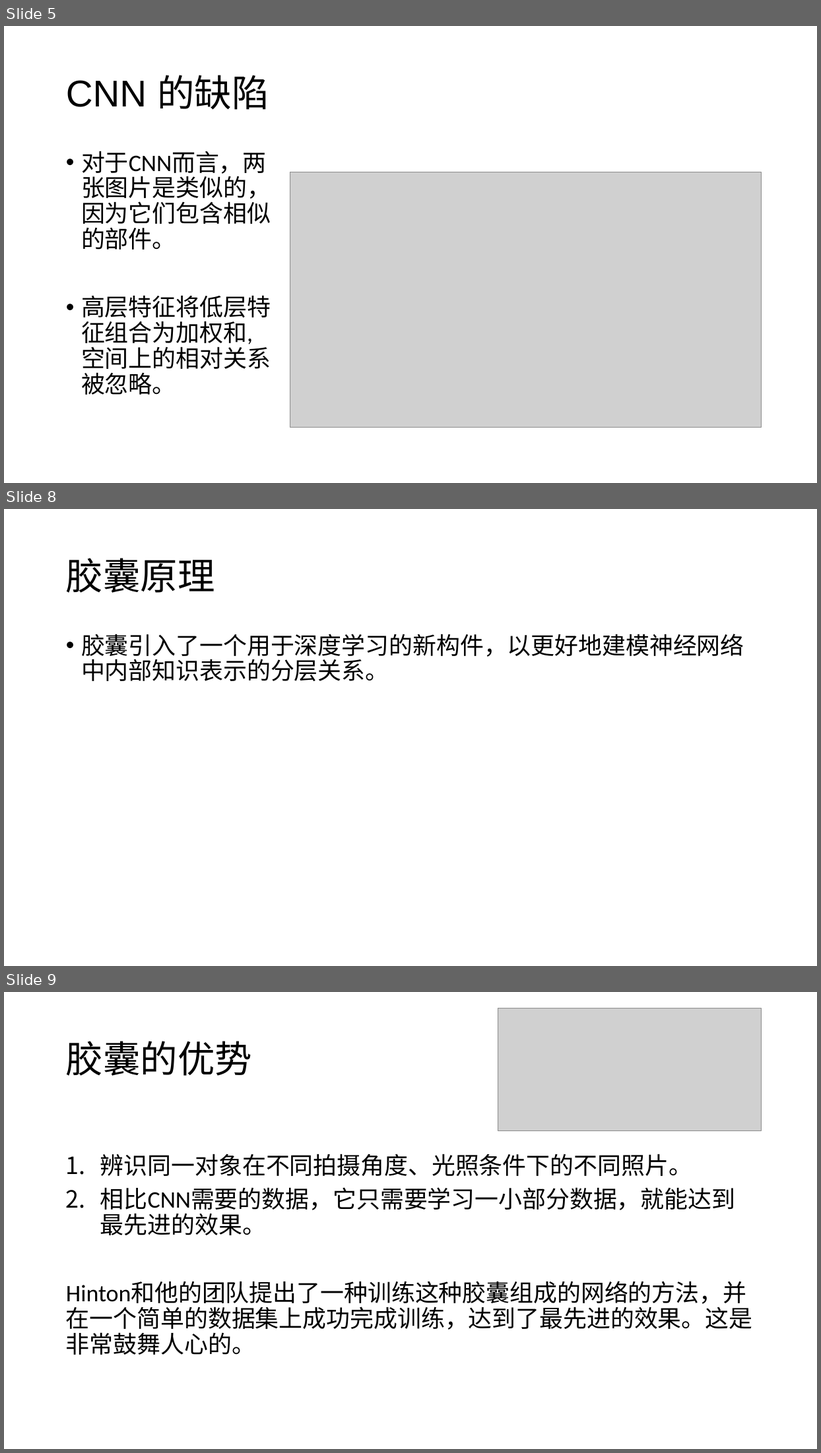
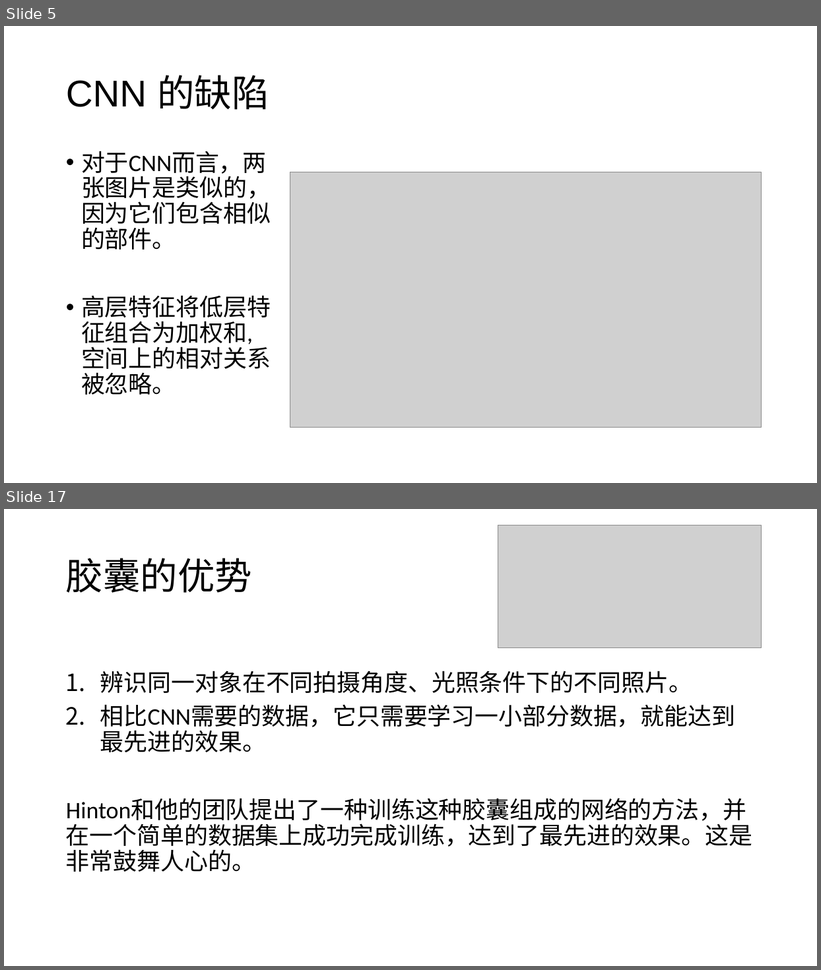
Before and after one commit to foamliu/Learning-DL, a slide deck: capsnet/CapsNet.pptx. Shown one above the other, each under a label of ours: slides 5, 8 and 9 before the commit, slides 5 and 17 after it; the slides between them are not shown. The pictures are 821x1453 and 821x970 pixels, drawn with LibreOffice and Linux fonts; fonts in the diff are those of the drawing; grey boxes stand for pictures. Boxes give left, top, right and bottom in pixels: in the first picture for what was removed or moved away, otherwise in the second. Text is boxed around its words. In the diff, an @@ line names an element or a change of style, - is before the commit and + after.

```diff
--- a/capsnet/CapsNet.pptx
+++ b/capsnet/CapsNet.pptx
@@ slide 8 removed at (4, 509, 817, 966), background #FFFFFF @@
@@ title removed at (66, 558, 215, 593) @@
-胶囊原理
@@ text removed at (81, 634, 745, 681) @@
-• 胶囊引入了一个用于深度学习的新构件，以更好地建模神经网络中内部知识表示的分层关系。
@@ what was slide 9 is now slide 17 @@
```
Also in this commit, not shown: 5 slides changed, 10 slides added, 1 other slide removed, 1 other file.
